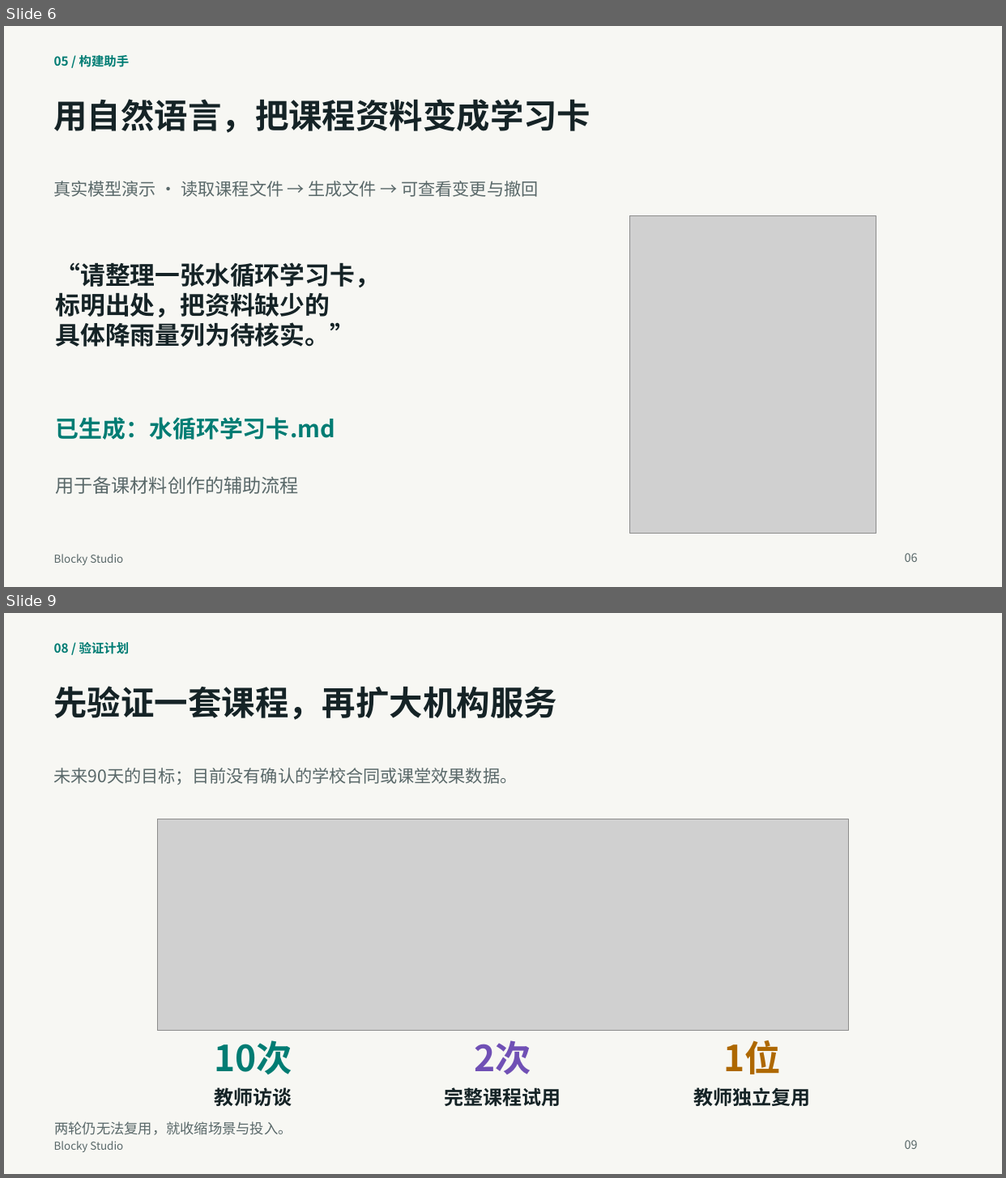
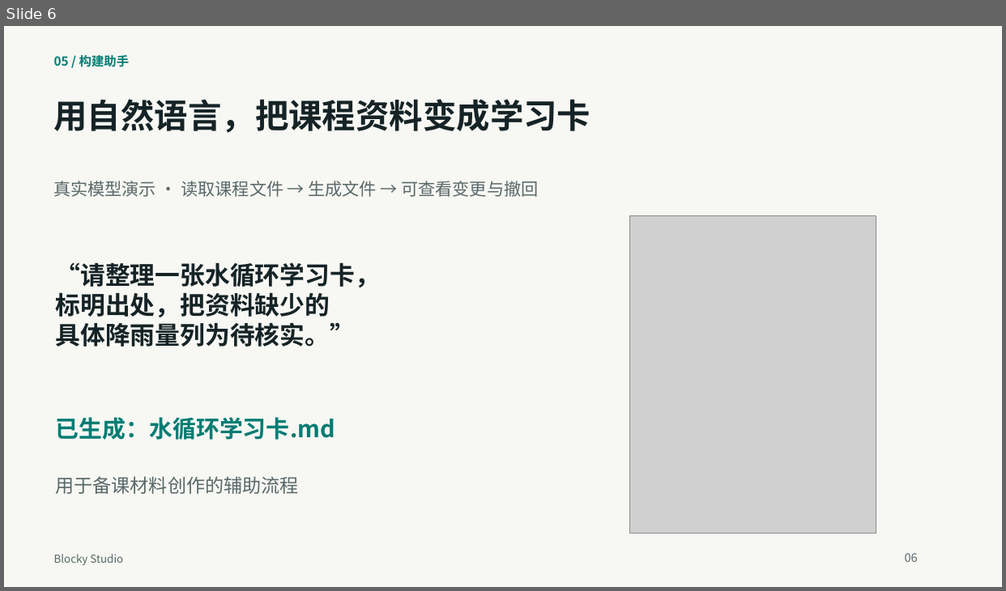
Before and after one commit to q2955161835-debug/Blocky-AI, a slide deck: doc/交付/2026-10-03-答辩与商业计划书/Blocky-Studio-新版答辩-2026-10-03.pptx. Shown one above the other, each under a label of ours: slides 6 and 9 before the commit, slide 6 after it; the slides between them are not shown. The pictures are 1006x1178 and 1006x591 pixels, drawn with LibreOffice and Linux fonts; fonts in the diff are those of the drawing; grey boxes stand for pictures. Boxes give left, top, right and bottom in pixels: in the first picture for what was removed or moved away, otherwise in the second. Text is boxed around its words. In the diff, an @@ line names an element or a change of style, - is before the commit and + after.

```diff
--- a/doc/交付/2026-10-03-答辩与商业计划书/Blocky-Studio-新版答辩-2026-10-03.pptx
+++ b/doc/交付/2026-10-03-答辩与商业计划书/Blocky-Studio-新版答辩-2026-10-03.pptx
@@ slide 9 removed at (4, 613, 1002, 1174), background #F7F7F3 @@
@@ text removed at (54, 642, 130, 654) @@
-08 / 验证计划
@@ text removed at (54, 686, 557, 720) @@
-先验证一套课程，再扩大机构服务
@@ text removed at (54, 768, 518, 785) @@
-未来90天的目标；目前没有确认的学校合同或课堂效果数据。
@@ picture removed at (157, 819, 849, 1031) @@
@@ text removed at (215, 1041, 292, 1075) @@
-10次
@@ text removed at (475, 1041, 531, 1075) @@
-2次
@@ text removed at (724, 1041, 781, 1075) @@
-1位
@@ text removed at (215, 1088, 292, 1106) @@
-教师访谈
@@ text removed at (445, 1088, 561, 1106) @@
-完整课程试用
@@ text removed at (694, 1088, 811, 1106) @@
-教师独立复用
@@ text removed at (55, 1122, 292, 1135) @@
-两轮仍无法复用，就收缩场景与投入。
@@ text removed at (54, 1141, 123, 1152) @@
-Blocky Studio
@@ text removed at (905, 1140, 918, 1149) @@
-09
```
Also in this commit, not shown: 9 slides changed, 4 slides added, 3 other slides removed, 16 other files.
